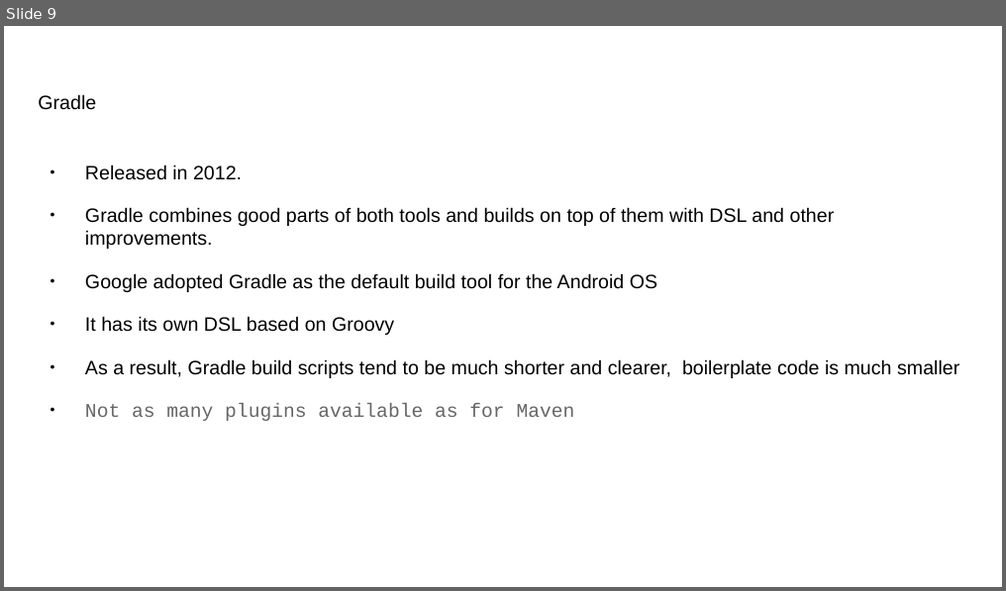
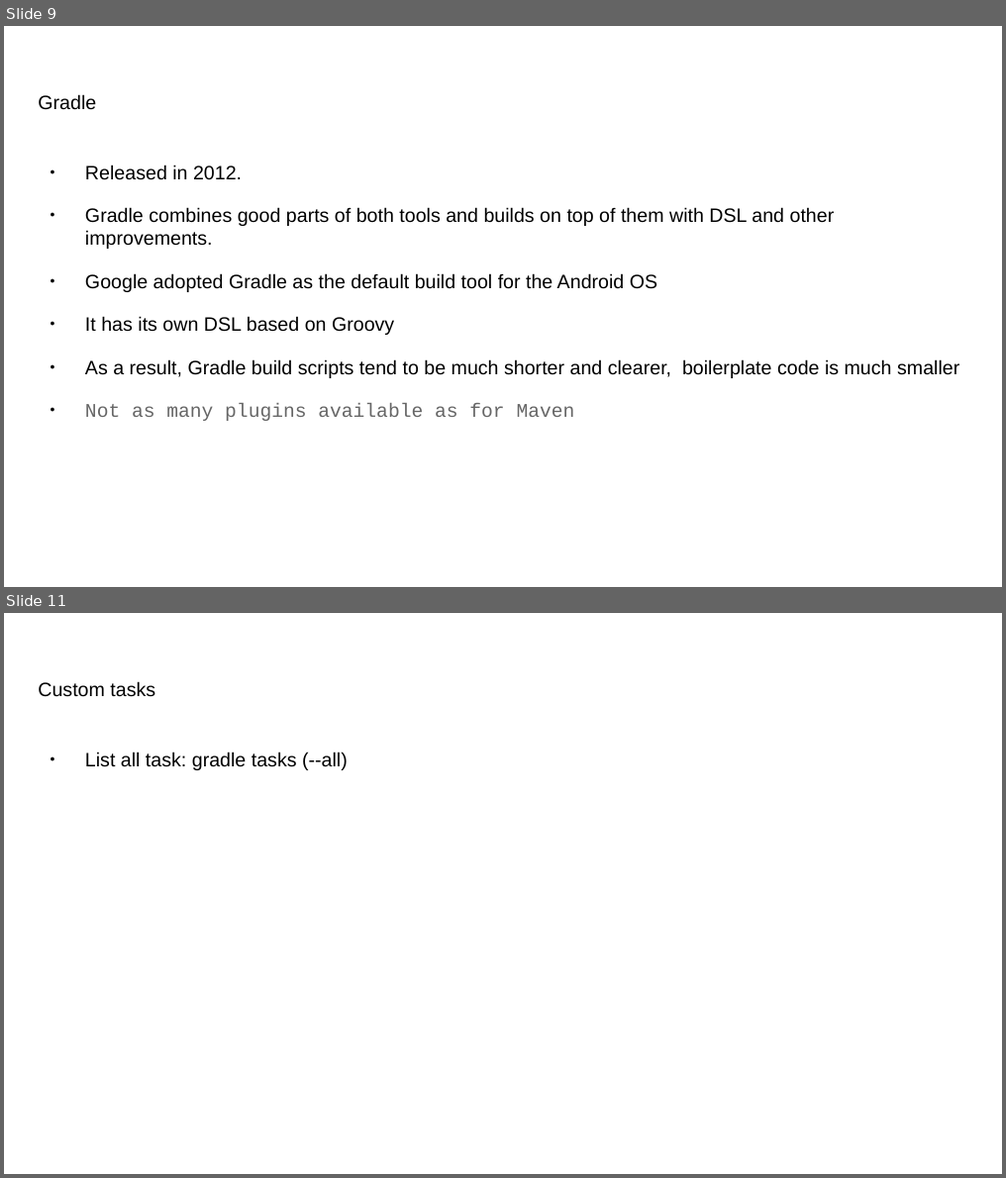
Before and after one commit to balag3/mavenVSgradle, a slide deck: mavenVSGradle.odp. Shown one above the other, each under a label of ours: slide 9 before the commit, slides 9 and 11 after it; the slides between them are not shown. The pictures are 1006x591 and 1006x1178 pixels, drawn with LibreOffice and Linux fonts; fonts in the diff are those of the drawing. Boxes give left, top, right and bottom in pixels: in the first picture for what was removed or moved away, otherwise in the second. Text is boxed around its words. In the diff, an @@ line names an element or a change of style, - is before the commit and + after.

```diff
--- a/mavenVSGradle.odp
+++ b/mavenVSGradle.odp
@@ slide 11 added at (4, 613, 1002, 1174), background #FFFFFF @@
@@ title added at (38, 681, 155, 697), 14 pt, text #000000 @@
+Custom tasks
@@ text added at (85, 752, 348, 770), 14 pt, text #000000 @@
+● List all task: gradle tasks (--all)
```
Also in this commit, not shown: 1 slide changed, 1 other slide added, 2 other files.
